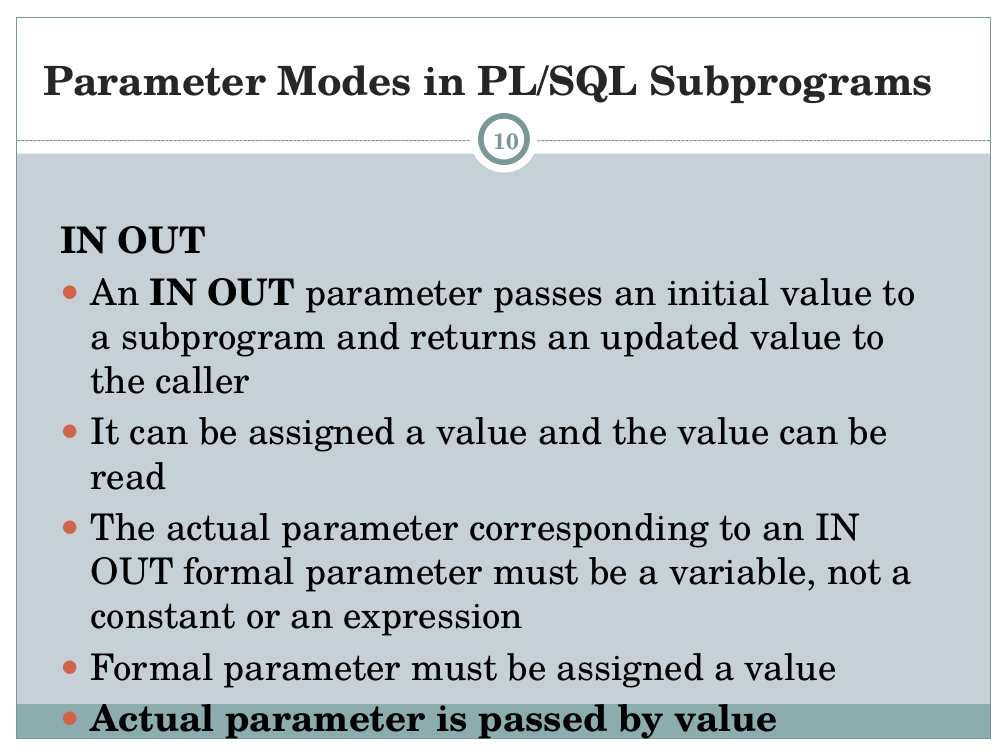
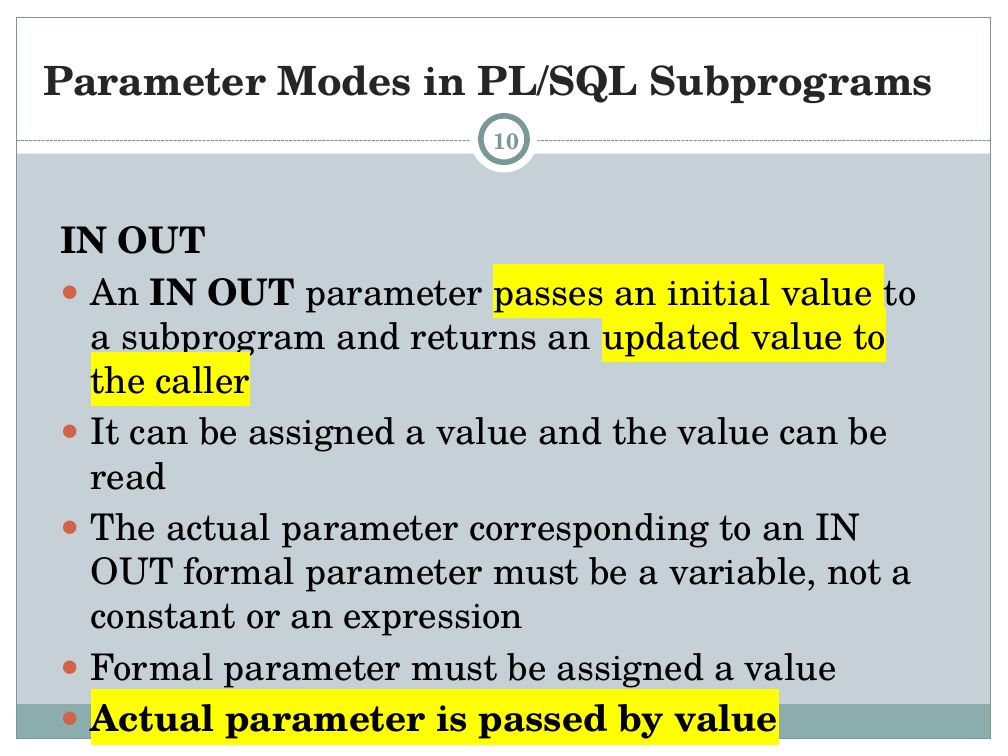
Before and after one commit to shadman76r/Semister, a slide deck: slide 10 of adv.data/mid/Lecture05_PLSQLProcedure_Summer2024-2025 (1).pptx. Drawn at 1008x756 pixels with LibreOffice and Linux fonts; fonts in the diff are those of the drawing. Boxes give left, top, right and bottom in pixels: in the first picture for what was removed or moved away, otherwise in the second. Text is boxed around its words. In the diff, an @@ line names an element or a change of style, - is before the commit and + after.

```diff
--- a/adv.data/mid/Lecture05_PLSQLProcedure_Summer2024-2025 (1).pptx
+++ b/adv.data/mid/Lecture05_PLSQLProcedure_Summer2024-2025 (1).pptx
@@ text at [91, 278, 917, 739]: highlight none to #FFFF00 in "passes an initial value updated value to ...", "Actual parameter is passed by value" @@
```
Also in this commit, not shown: 6 other slides changed, 22 other files.
